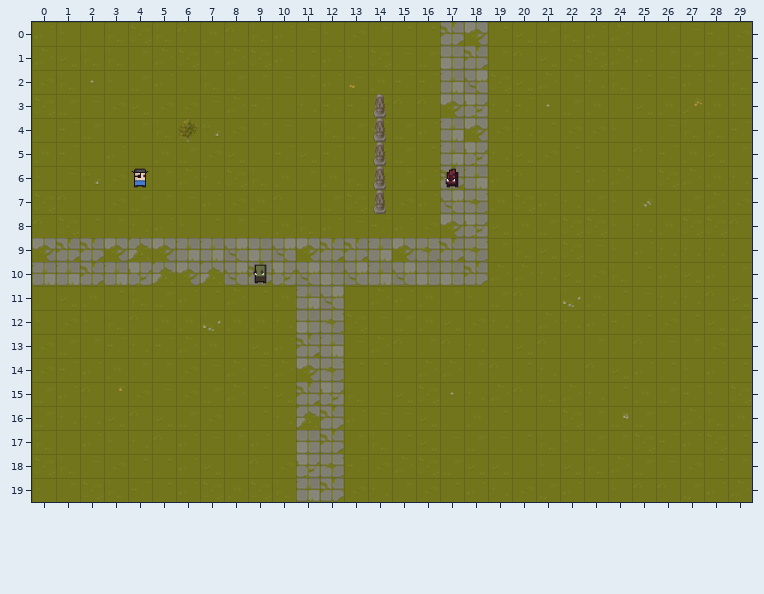
Two versions of a level (Tiled map, gg2/assets/map/map1.tmx). Above: the version before the commit.
Cells are 64x64 px. Shown: x 0..29, y 0..19.
Now the later version:
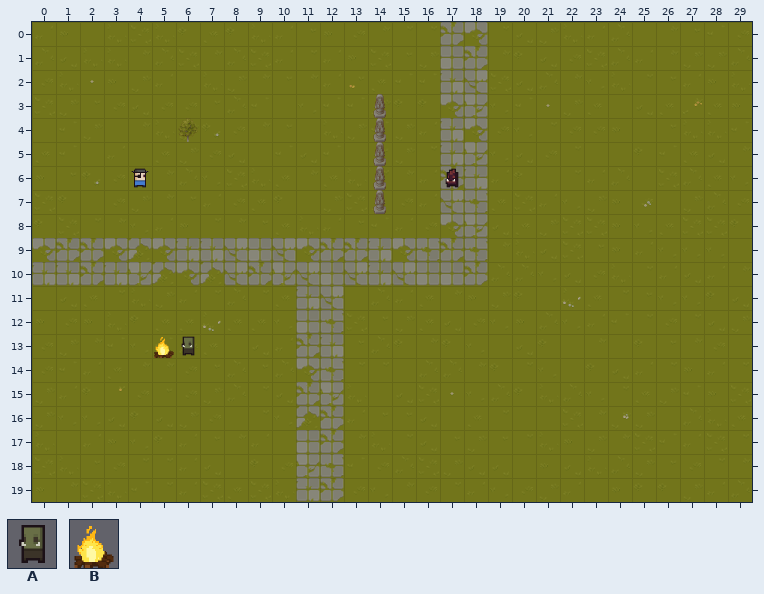
Key: from "texture": A 30, B 96.
_ is an empty cell, . an unchanged one.
Change:
--- layer "Object"
@@ x 5..5 @@
-13 _
+13 B
--- layer "NPC"
@@ x 9..9 @@
-10 A
+10 _
@@ x 6..6 @@
-13 _
+13 A
Pixel boxes of the changes (left, top, right, bottom) in both pictures:
removed: (253, 264, 267, 284)
added: (154, 336, 195, 358)
